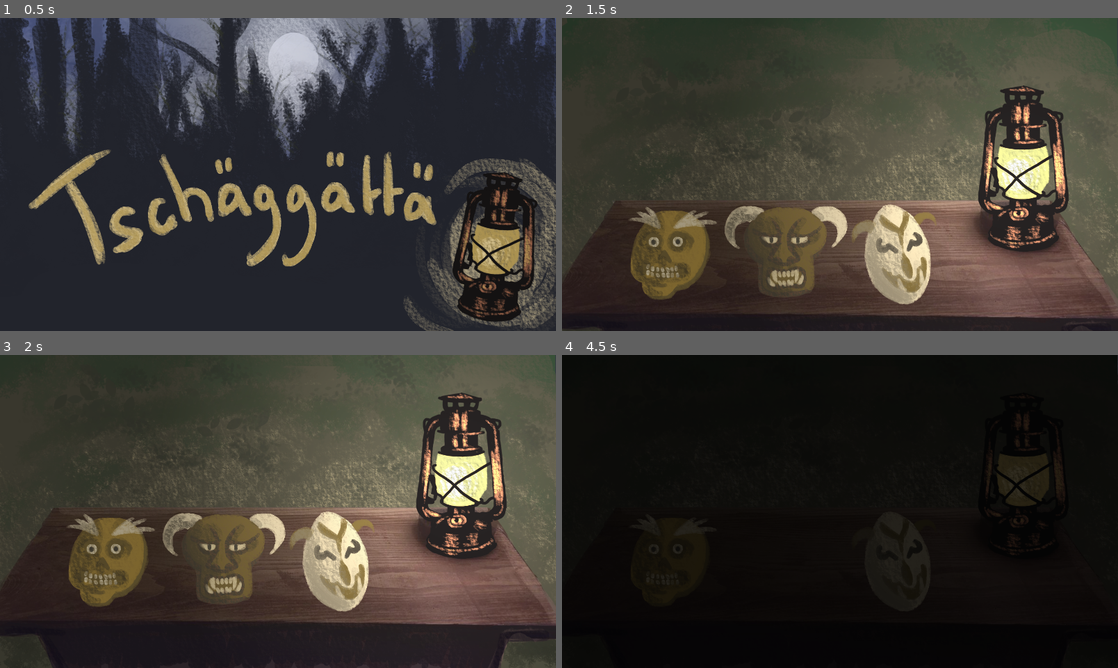
Above: before the commit, frames 1-4 (two rows, left to right).
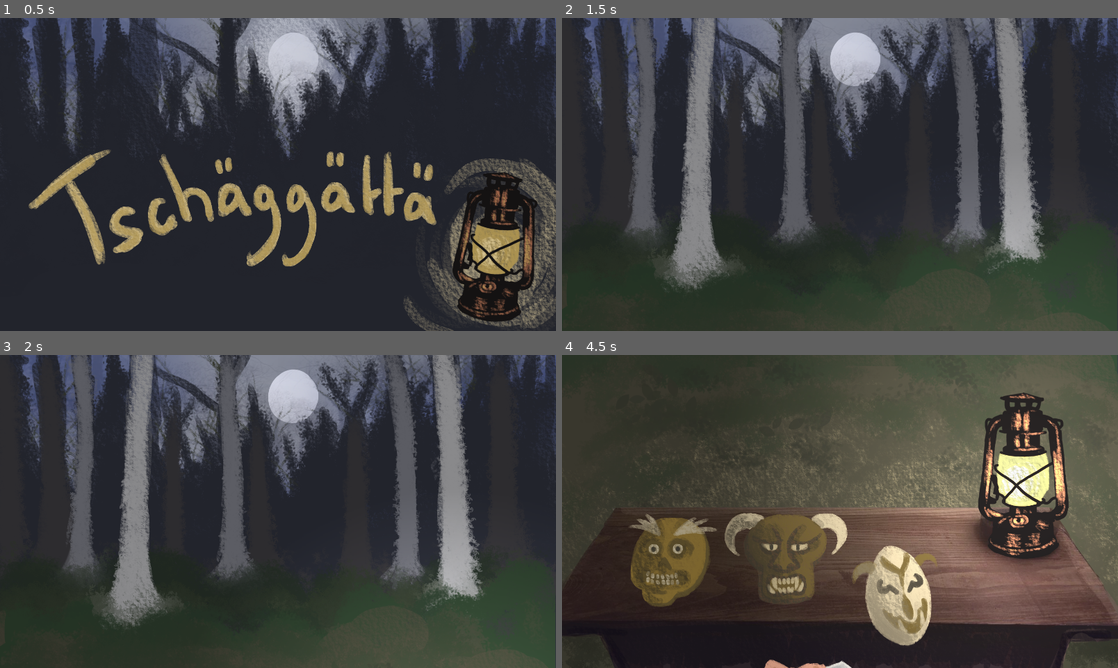
Above: after the commit, the same moments.

Repository: serrureriehurluberlesque/GGJ2026
Game: Godot game, scene res://scenes/main/main.tscn
Same seed, same stepped clock (60 frames per second), same inputs: the game is played once before the commit and once after it.
Inputs (mouse positions are in pixels of both pictures, inside the frame that each line leads up to):
- Up to frame 1 (0.5 s): no input
- Up to frame 2 (1.5 s): tap Enter at 0.5 s; move the mouse to (962, 158) at 0.52 s; hold Up (ui_up) 0.53-1.28 s; hold E (activate) 0.53-1.28 s; click (962, 158) at 0.67 s; tap Space at 1.25 s; move the mouse to (728, 190) at 1.27 s; hold Down (ui_down) from 1.28 s (still down); click (728, 190) at 1.35 s
- Up to frame 3 (2 s): keep holding Down (ui_down)
- Up to frame 4 (4.5 s): move the mouse to (895, 561) at 2.02 s; release Down (ui_down) at 2.03 s; hold E (activate) 2.03-2.78 s; hold Up (ui_up) 2.03-3.53 s; click (895, 561) at 2.17 s; move the mouse to (812, 574) at 2.77 s; click (812, 574) at 2.85 s; move the mouse to (1006, 558) at 3.52 s; hold E (activate) 3.53-4.28 s; hold Down (ui_down) from 3.53 s (still down); move the mouse to (784, 558) at 4.27 s; click (784, 558) at 4.35 s

Frame 1 is identical in both runs. In frame 2, 75% of the frame differs, in the area x 0-100%, y 0-100%; in frame 3, 77%; in frame 4, 95%.

Commit message:
add intro anim

Diff:
--- a/ggj2026/global.gd
+++ b/ggj2026/global.gd
@@ -1,3 +1,4 @@
 extends Node
 
 var type:= 0
+var SKIP:= false
--- a/ggj2026/scenes/credits/credits.gd
+++ b/ggj2026/scenes/credits/credits.gd
@@ -6,6 +6,7 @@
 
 func _input(event):
 	if event.is_pressed() and t >= 1.0 and credits2:
+		Global.SKIP = true
 		get_tree().change_scene_to_file("res://scenes/main/main.tscn")
 	if event.is_pressed() and t >= 1.0 and not credits2:
 		$Credits2.show()
--- a/ggj2026/scenes/main/main.gd
+++ b/ggj2026/scenes/main/main.gd
@@ -1,7 +1,6 @@
 extends Node
 
-var DEBUG = true
-var SKIP = false
+var DEBUG = false
 
 # TODO: less hard-coded ?
 var WIDTH = 1920
@@ -29,8 +28,10 @@
 
 	if DEBUG:
 		Engine.time_scale = 2.0
-		SKIP = true
+		Global.SKIP = true
 	$Monsters.debug = DEBUG
+
+	$Camera/MaskOn.show()
 
 	$Camera/TransTimer.wait_time = TRANS_TIME
 	$Camera/MaskOn.position = Vector2(0.0, 2*HEIGHT)
@@ -44,12 +45,12 @@
 	$menu_25.hide()
 	switch_light(true)
 	await get_tree().create_timer(2.0).timeout
+	camera_trans(CAMERA_DOWN)
+	await $Camera/TransTimer.timeout
+	await get_tree().create_timer(1.0).timeout
 	$AnimationPlayer.play("intro")
 
 func intro_second_part() -> void:
-	camera_trans(CAMERA_DOWN)
-	await $Camera/TransTimer.timeout
-	await get_tree().create_timer(2.0).timeout
 	$AudioStreamPlayer.stop()
 	$Sound1.play()
 	camera_trans(CAMERA_UP)
@@ -63,7 +64,7 @@
 	if not menued:
 		if event.is_pressed():
 			menued = true
-			if SKIP:
+			if Global.SKIP:
 				first_inputed = true
 				introed = true
 				$Monsters.start()
--- a/ggj2026/scenes/main/main.tscn
+++ b/ggj2026/scenes/main/main.tscn
@@ -22,6 +22,7 @@
 [ext_resource type="AudioStream" uid="uid://dfa4rajufeti" path="res://scenes/main/assets/ambiance.ogg" id="17_nvumn"]
 [ext_resource type="AudioStream" uid="uid://hkvnwn3ayhgf" path="res://scenes/main/assets/sounds/lamp on.wav" id="17_r4lks"]
 [ext_resource type="AudioStream" uid="uid://ci6354o6mhxck" path="res://scenes/main/assets/sounds/lamp off.wav" id="18_pg34l"]
+[ext_resource type="Texture2D" uid="uid://mtpvr7eyfigs" path="res://scenes/main/assets/anim_intro_mains.png" id="23_p8abn"]
 
 [sub_resource type="CanvasTexture" id="CanvasTexture_7smn1"]
 diffuse_texture = ExtResource("6_raeie")
@@ -30,6 +31,30 @@
 
 [sub_resource type="Animation" id="Animation_6q06x"]
 length = 0.001
+tracks/0/type = "value"
+tracks/0/imported = false
+tracks/0/enabled = false
+tracks/0/path = NodePath("Background/bg_light/Masks/mask_3:position")
+tracks/0/interp = 1
+tracks/0/loop_wrap = true
+tracks/0/keys = {
+"times": PackedFloat32Array(),
+"transitions": PackedFloat32Array(),
+"update": 0,
+"values": []
+}
+tracks/1/type = "value"
+tracks/1/imported = false
+tracks/1/enabled = false
+tracks/1/path = NodePath("Hands_20/Hands:position")
+tracks/1/interp = 1
+tracks/1/loop_wrap = true
+tracks/1/keys = {
+"times": PackedFloat32Array(),
+"transitions": PackedFloat32Array(),
+"update": 0,
+"values": []
+}
 
 [sub_resource type="Animation" id="Animation_7smn1"]
 resource_name = "intro"
@@ -48,6 +73,30 @@
 "method": &"intro_second_part"
 }]
 }
+tracks/1/type = "value"
+tracks/1/imported = false
+tracks/1/enabled = true
+tracks/1/path = NodePath("Background/bg_light/Masks/mask_3:position")
+tracks/1/interp = 1
+tracks/1/loop_wrap = true
+tracks/1/keys = {
+"times": PackedFloat32Array(0, 0.56666666, 4.233333, 4.733333),
+"transitions": PackedFloat32Array(1, 1, 1, 1),
+"update": 0,
+"values": [Vector2(1145.0001, 1794), Vector2(1148.0001, 1942), Vector2(1148.0001, 1942), Vector2(1145.0001, 1794)]
+}
+tracks/2/type = "value"
+tracks/2/imported = false
+tracks/2/enabled = true
+tracks/2/path = NodePath("Hands_20/Hands:position")
+tracks/2/interp = 1
+tracks/2/loop_wrap = true
+tracks/2/keys = {
+"times": PackedFloat32Array(0, 0.6333333, 0.9, 2.4333334, 2.6666667, 3.6666667),
+"transitions": PackedFloat32Array(1, 1, 1, 1, 1, 1),
+"update": 0,
+"values": [Vector2(861, 2447), Vector2(778, 2303), Vector2(1055, 2030), Vector2(804, 2253), Vector2(1061, 2028), Vector2(861, 2447)]
+}
 
 [sub_resource type="Animation" id="Animation_hujxm"]
 resource_name = "mask_off"
@@ -241,6 +290,7 @@
 [node name="TransTimer" type="Timer" parent="Camera" unique_id=1312787439]
 
 [node name="MaskOn" type="Sprite2D" parent="Camera" unique_id=1420860986]
+visible = false
 light_mask = 0
 z_index = 15
 material = SubResource("ShaderMaterial_raeie")
@@ -293,6 +343,14 @@
 autoplay = true
 
 [node name="Sound1" type="AudioStreamPlayer" parent="." unique_id=1090949677]
+
+[node name="Hands_20" type="Node2D" parent="." unique_id=1458528297]
+z_index = 20
+
+[node name="Hands" type="Sprite2D" parent="Hands_20" unique_id=387671080]
+position = Vector2(861, 2447)
+scale = Vector2(0.5, 0.5)
+texture = ExtResource("23_p8abn")
 
 [connection signal="light_toggled" from="Background/bg_light/textures/lantern" to="." method="_on_lantern_light_toggled"]
 [connection signal="input_event" from="Background/bg_light/textures/lantern/Area2D" to="Background/bg_light/textures/lantern" method="_on_area_2d_input_event"]
Binary file added: ggj2026/scenes/main/assets/anim_intro_mains.png
Not shown, added: ggj2026/scenes/main/assets/anim_intro_mains.png.import
